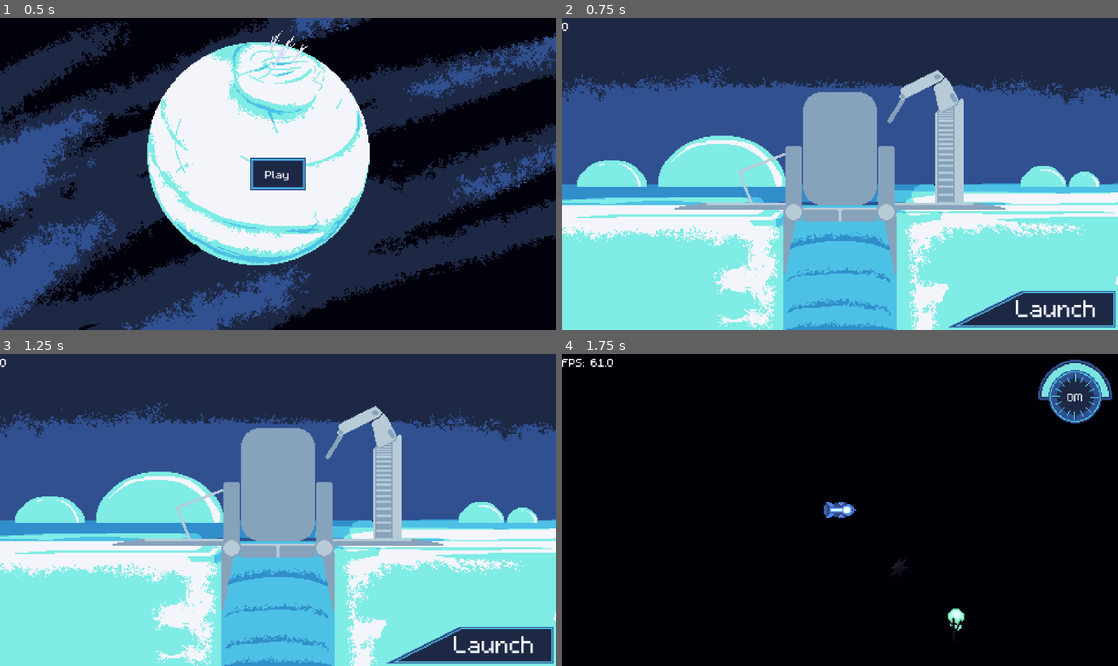
Above: before the commit, frames 1-4 (two rows, left to right).
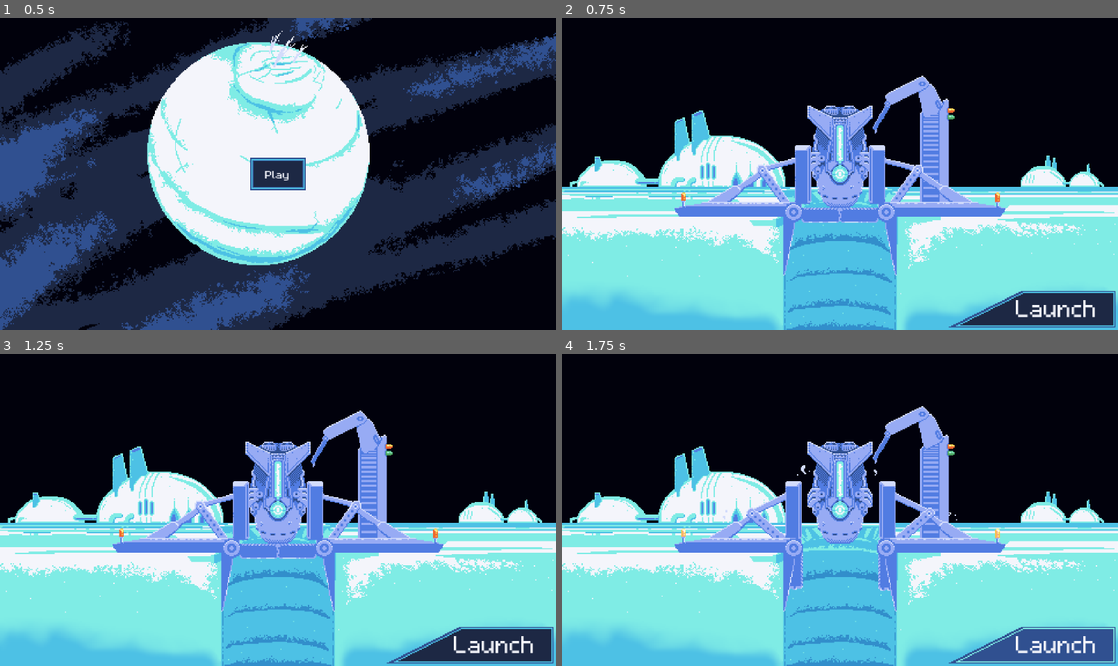
Above: after the commit, the same moments.

Repository: austingwatson/Depths
Game: Godot game, scene res://scenes/title_screen.tscn
Two runs of this game, one before a commit and one after it. Both use one fixed random seed, a clock stepped at 60 frames per second and the inputs below.
Inputs:
- Up to frame 1 (0.5 s): no input
- Up to frame 2 (0.75 s): click "Play" at 0.5 s
- Up to frame 3 (1.25 s): no input
- Up to frame 4 (1.75 s): click "Launch" at 1.25 s

Frame 1 is identical in both runs. In frame 2, 67% of the frame differs, in the area x 0-100%, y 0-100%; in frame 3, 67%; in frame 4, 59%.

Commit message:
added ice shelf and cutscene

Diff:
--- a/scenes/basecamp.tscn
+++ b/scenes/basecamp.tscn
@@ -1,11 +1,89 @@
-[gd_scene load_steps=8 format=3 uid="uid://cyrye5ioh3apg"]
+[gd_scene load_steps=24 format=3 uid="uid://cyrye5ioh3apg"]
 
 [ext_resource type="Script" uid="uid://bayslq4t0gjpo" path="res://scripts/basecamp.gd" id="1_saea2"]
-[ext_resource type="Texture2D" uid="uid://chxesrg0lbc4c" path="res://assets/textures/level/basecamp.png" id="1_v03ml"]
+[ext_resource type="Texture2D" uid="uid://c6jh7urx1kx6w" path="res://assets/textures/level/basecamp_landscape.png" id="2_e2wlb"]
 [ext_resource type="Texture2D" uid="uid://qq6n2y0wj6b4" path="res://assets/textures/ui/ui_sheet.png" id="2_saea2"]
-
-[sub_resource type="AtlasTexture" id="AtlasTexture_e2wlb"]
-atlas = ExtResource("1_v03ml")
+[ext_resource type="Texture2D" uid="uid://c1vsexbykefwl" path="res://assets/textures/level/big_sub.png" id="3_cltb7"]
+[ext_resource type="Texture2D" uid="uid://c856mqgpegm55" path="res://assets/textures/level/repair_arm.png" id="4_nxq54"]
+[ext_resource type="Texture2D" uid="uid://cku7x63j1kd7m" path="res://assets/textures/level/dock_animation.png" id="5_cdnnk"]
+
+[sub_resource type="AtlasTexture" id="AtlasTexture_f3dic"]
+atlas = ExtResource("4_nxq54")
+region = Rect2(0, 0, 480, 270)
+
+[sub_resource type="AtlasTexture" id="AtlasTexture_7hapb"]
+atlas = ExtResource("4_nxq54")
+region = Rect2(0, 270, 480, 270)
+
+[sub_resource type="AtlasTexture" id="AtlasTexture_2vkts"]
+atlas = ExtResource("4_nxq54")
+region = Rect2(0, 540, 480, 270)
+
+[sub_resource type="AtlasTexture" id="AtlasTexture_bhldm"]
+atlas = ExtResource("4_nxq54")
+region = Rect2(0, 810, 480, 270)
+
+[sub_resource type="AtlasTexture" id="AtlasTexture_87gfw"]
+atlas = ExtResource("4_nxq54")
+region = Rect2(0, 1080, 480, 270)
+
+[sub_resource type="AtlasTexture" id="AtlasTexture_elj4d"]
+atlas = ExtResource("4_nxq54")
+region = Rect2(0, 1350, 480, 270)
+
+[sub_resource type="AtlasTexture" id="AtlasTexture_4jwo6"]
+atlas = ExtResource("4_nxq54")
+region = Rect2(0, 1620, 480, 270)
+
+[sub_resource type="AtlasTexture" id="AtlasTexture_l0h8r"]
+atlas = ExtResource("4_nxq54")
+region = Rect2(0, 1890, 480, 270)
+
+[sub_resource type="AtlasTexture" id="AtlasTexture_yi8qx"]
+atlas = ExtResource("4_nxq54")
+region = Rect2(0, 2160, 480, 270)
+
+[sub_resource type="AtlasTexture" id="AtlasTexture_nj4tf"]
+atlas = ExtResource("4_nxq54")
+region = Rect2(0, 2430, 480, 270)
+
+[sub_resource type="SpriteFrames" id="SpriteFrames_q7nge"]
+animations = [{
+"frames": [{
+"duration": 1.0,
+"texture": SubResource("AtlasTexture_f3dic")
+}, {
+"duration": 1.0,
+"texture": SubResource("AtlasTexture_7hapb")
+}, {
+"duration": 1.0,
+"texture": SubResource("AtlasTexture_2vkts")
+}, {
+"duration": 1.0,
+"texture": SubResource("AtlasTexture_bhldm")
+}, {
+"duration": 1.0,
+"texture": SubResource("AtlasTexture_87gfw")
+}, {
+"duration": 1.0,
+"texture": SubResource("AtlasTexture_elj4d")
+}, {
+"duration": 1.0,
+"texture": SubResource("AtlasTexture_4jwo6")
+}, {
+"duration": 1.0,
+"texture": SubResource("AtlasTexture_l0h8r")
+}, {
+"duration": 1.0,
+"texture": SubResource("AtlasTexture_yi8qx")
+}, {
+"duration": 1.0,
+"texture": SubResource("AtlasTexture_nj4tf")
+}],
+"loop": true,
+"name": &"default",
+"speed": 2.0
+}]
 
 [sub_resource type="AtlasTexture" id="AtlasTexture_f8b0y"]
 atlas = ExtResource("2_saea2")
@@ -19,12 +97,86 @@
 atlas = ExtResource("2_saea2")
 region = Rect2(400, 48, 144, 32)
 
+[sub_resource type="Animation" id="Animation_o8cly"]
+resource_name = "launch"
+tracks/0/type = "value"
+tracks/0/imported = false
+tracks/0/enabled = true
+tracks/0/path = NodePath("Dock:frame")
+tracks/0/interp = 1
+tracks/0/loop_wrap = true
+tracks/0/keys = {
+"times": PackedFloat32Array(0, 0.1, 0.2, 0.3, 0.4, 0.5),
+"transitions": PackedFloat32Array(1, 1, 1, 1, 1, 1),
+"update": 1,
+"values": [1, 2, 3, 4, 5, 6]
+}
+tracks/1/type = "value"
+tracks/1/imported = false
+tracks/1/enabled = true
+tracks/1/path = NodePath("Sub:position")
+tracks/1/interp = 1
+tracks/1/loop_wrap = true
+tracks/1/keys = {
+"times": PackedFloat32Array(0.502331, 1),
+"transitions": PackedFloat32Array(1, 1),
+"update": 0,
+"values": [Vector2(0, 0), Vector2(0, 194)]
+}
+
+[sub_resource type="Animation" id="Animation_cltb7"]
+length = 0.001
+tracks/0/type = "value"
+tracks/0/imported = false
+tracks/0/enabled = true
+tracks/0/path = NodePath("Dock:frame")
+tracks/0/interp = 1
+tracks/0/loop_wrap = true
+tracks/0/keys = {
+"times": PackedFloat32Array(0),
+"transitions": PackedFloat32Array(1),
+"update": 1,
+"values": [0]
+}
+tracks/1/type = "value"
+tracks/1/imported = false
+tracks/1/enabled = true
+tracks/1/path = NodePath("Sub:position")
+tracks/1/interp = 1
+tracks/1/loop_wrap = true
+tracks/1/keys = {
+"times": PackedFloat32Array(0),
+"transitions": PackedFloat32Array(1),
+"update": 0,
+"values": [Vector2(0, 0)]
+}
+
+[sub_resource type="AnimationLibrary" id="AnimationLibrary_koy8h"]
+_data = {
+&"RESET": SubResource("Animation_cltb7"),
+&"launch": SubResource("Animation_o8cly")
+}
+
 [node name="Basecamp" type="Node"]
 script = ExtResource("1_saea2")
 
-[node name="Sprite2D" type="Sprite2D" parent="."]
-texture = SubResource("AtlasTexture_e2wlb")
-centered = false
+[node name="Background" type="Sprite2D" parent="."]
+texture = ExtResource("2_e2wlb")
+centered = false
+
+[node name="Sub" type="Sprite2D" parent="."]
+texture = ExtResource("3_cltb7")
+centered = false
+
+[node name="Arm" type="AnimatedSprite2D" parent="."]
+sprite_frames = SubResource("SpriteFrames_q7nge")
+frame_progress = 0.946613
+centered = false
+
+[node name="Dock" type="Sprite2D" parent="."]
+texture = ExtResource("5_cdnnk")
+centered = false
+vframes = 7
 
 [node name="VBoxContainer" type="VBoxContainer" parent="."]
 offset_left = 334.0
@@ -49,8 +201,10 @@
 theme_override_font_sizes/font_size = 32
 text = "Launch"
 
-[node name="Label" type="Label" parent="."]
-offset_right = 40.0
-offset_bottom = 13.0
+[node name="AnimationPlayer" type="AnimationPlayer" parent="."]
+libraries = {
+&"": SubResource("AnimationLibrary_koy8h")
+}
 
 [connection signal="pressed" from="VBoxContainer/Launch" to="." method="_on_launch_pressed"]
+[connection signal="animation_finished" from="AnimationPlayer" to="." method="_on_animation_player_animation_finished"]
--- a/scenes/entity/actor/player.tscn
+++ b/scenes/entity/actor/player.tscn
@@ -45,6 +45,7 @@
 
 [node name="Movement" parent="." node_paths=PackedStringArray("entity") instance=ExtResource("2_f6cxi")]
 entity = NodePath("..")
+initial_speed = 300.0
 max_speed = 200.0
 acceleration = 100.0
 deceleration = 300.0
--- /dev/null
+++ b/scenes/entity/ice_shelf.tscn
@@ -0,0 +1,23 @@
+[gd_scene load_steps=4 format=3 uid="uid://cnnmg6jwxpv4p"]
+
+[ext_resource type="Script" uid="uid://dicc3hjlgloyf" path="res://scripts/entity/ice_shelf.gd" id="1_te0ey"]
+
+[sub_resource type="RectangleShape2D" id="RectangleShape2D_te0ey"]
+size = Vector2(960, 1)
+
+[sub_resource type="RectangleShape2D" id="RectangleShape2D_mjfls"]
+size = Vector2(480, 1)
+
+[node name="IceShelf" type="Area2D"]
+collision_mask = 15
+input_pickable = false
+monitoring = false
+script = ExtResource("1_te0ey")
+infinite_health = true
+max_health = 1
+health = 1
+shape = SubResource("RectangleShape2D_te0ey")
+metadata/_custom_type_script = "uid://blljpccu8rpvl"
+
+[node name="CollisionShape2D" type="CollisionShape2D" parent="."]
+shape = SubResource("RectangleShape2D_mjfls")
--- a/scenes/game.tscn
+++ b/scenes/game.tscn
@@ -6,6 +6,9 @@
 [ext_resource type="PackedScene" uid="uid://daxpl8wgwrd7w" path="res://scenes/entity/actor/hunter_fish.tscn" id="3_lnu2h"]
 [ext_resource type="PackedScene" uid="uid://8oxdyj66sd4m" path="res://scenes/entity/actor/floater.tscn" id="4_iywne"]
 [ext_resource type="PackedScene" uid="uid://ckn07253t3ahu" path="res://scenes/entity/actor/urchin.tscn" id="4_lbhrr"]
+[ext_resource type="Texture2D" uid="uid://ioy6p73a7v1l" path="res://assets/textures/level/ice_shelf.png" id="6_u5sy4"]
+[ext_resource type="Texture2D" uid="uid://dokvvrp78f7cn" path="res://assets/textures/level/ice_tunnel.png" id="8_gee14"]
+[ext_resource type="PackedScene" uid="uid://cnnmg6jwxpv4p" path="res://scenes/entity/ice_shelf.tscn" id="9_0tnpc"]
 
 [sub_resource type="Curve" id="Curve_gee14"]
 _limits = [1.0, 10.0, 0.0, 10000.0]
@@ -83,6 +86,22 @@
 timer_curve = SubResource("Curve_u5sy4")
 margin = 25.0
 
+[node name="ParallaxBackground" type="ParallaxBackground" parent="."]
+
+[node name="IceShelf" type="ParallaxLayer" parent="ParallaxBackground"]
+motion_mirroring = Vector2(960, 0)
+
+[node name="Sprite2D" type="Sprite2D" parent="ParallaxBackground/IceShelf"]
+texture = ExtResource("6_u5sy4")
+centered = false
+offset = Vector2(0, -187)
+
+[node name="IceTunnel" type="Sprite2D" parent="."]
+z_index = -1
+texture = ExtResource("8_gee14")
+centered = false
+offset = Vector2(-480, -187)
+
 [node name="HUD" parent="." instance=ExtResource("1_uwrxv")]
 
 [node name="WorldEnvironment" type="WorldEnvironment" parent="."]
@@ -90,3 +109,5 @@
 
 [node name="CanvasModulate" type="CanvasModulate" parent="."]
 color = Color(0.00784314, 0.00784314, 0.0509804, 1)
+
+[node name="IceShelf" parent="." instance=ExtResource("9_0tnpc")]
--- a/scenes/global/projectile_manager.tscn
+++ b/scenes/global/projectile_manager.tscn
@@ -5,4 +5,4 @@
 [node name="BulletManager" type="Node"]
 script = ExtResource("1_sn157")
 friendly_layer = 2
-friendly_mask = 12
+friendly_mask = 13
--- a/scripts/basecamp.gd
+++ b/scripts/basecamp.gd
@@ -1,14 +1,19 @@
 extends Node
 
-@onready var label := $Label
+@onready var arm := $Arm
+@onready var animation_player := $AnimationPlayer
 var player_stats: PermStats = EntityManager.player_stats
 
 
 func _ready() -> void:
-	label.text = str(player_stats.research)
+	arm.play("default")
 
 
 func _on_launch_pressed() -> void:
-	get_tree().change_scene_to_file("res://scenes/game.tscn")
+	animation_player.play("launch")
+	arm.stop()
 
-#Hey Austin, I copied your Title screen and injected this. I'll update the art.
+
+func _on_animation_player_animation_finished(anim_name: StringName) -> void:
+	if anim_name == "launch":
+		get_tree().change_scene_to_file("res://scenes/game.tscn")
--- a/scripts/component/movement.gd
+++ b/scripts/component/movement.gd
@@ -8,7 +8,11 @@
 @export var deceleration: float
 @export var rotation_speed: float
 var velocity := Vector2.ZERO
-var speed := initial_speed
+var speed: float
+
+
+func _ready() -> void:
+	speed = initial_speed
 
 
 func move(direction: Vector2, delta: float) -> void:
--- a/scripts/entity/actor/floater.gd
+++ b/scripts/entity/actor/floater.gd
@@ -14,6 +14,9 @@
 func _physics_process(delta: float) -> void:
 	movement.move(direction, delta)
 
+	if global_position.y <= 20:
+		global_position.y = 20
+
 
 func _on_hurt_box_dead() -> void:
 	GlobalSignals.on_heal_player(heal)
--- a/scripts/entity/actor/hunter_fish.gd
+++ b/scripts/entity/actor/hunter_fish.gd
@@ -42,6 +42,8 @@
 		State.ATTACK:
 			pass
 
+	if global_position.y <= 20:
+		global_position.y = 20
 
 
 func _on_hurt_box_dead() -> void:
--- a/scripts/entity/actor/player.gd
+++ b/scripts/entity/actor/player.gd
@@ -29,6 +29,7 @@
 @onready var shock_cooldown := $SkillCooldowns/ShockCooldown
 var player_stats: PermStats = EntityManager.player_stats
 var no_power := false
+var initial_drop := true
 var weapon := Weapon.TORPEDO
 
 
@@ -71,9 +72,9 @@
 	var direction := Vector2.RIGHT.rotated(rotation)
 
 	if Input.is_action_just_pressed("test_weapon"):
-		$Laser.is_casting = true
+		$Laser.is_casting = not $Laser.is_casting
 
-	if no_power:
+	if no_power or initial_drop:
 		movement.stop(direction, delta)
 		return
 
@@ -101,6 +102,9 @@
 	else:
 		movement.stop(direction, delta)
 		thrusting.paused = true
+
+	if global_position.y <= 20:
+		global_position.y = 20
 
 	if Input.is_action_pressed("shoot"):
 		match weapon:
--- a/scripts/entity/actor/urchin.gd
+++ b/scripts/entity/actor/urchin.gd
@@ -13,6 +13,9 @@
 func _physics_process(delta: float) -> void:
 	movement.move(direction, delta)
 
+	if global_position.y <= 20:
+		global_position.y = 20
+
 
 func _on_hurt_box_dead() -> void:
 	queue_free()
--- /dev/null
+++ b/scripts/entity/ice_shelf.gd
@@ -0,0 +1,5 @@
+extends HurtBox
+
+
+func _physics_process(_delta: float) -> void:
+	global_position.x = get_viewport().get_camera_2d().global_position.x
--- a/scripts/game.gd
+++ b/scripts/game.gd
@@ -5,7 +5,12 @@
 	randomize()
 
 	var player := preload("res://scenes/entity/actor/player.tscn").instantiate()
+	player.global_position = Vector2(0, -50)
+	player.rotation_degrees = 90
 	EntityManager.add_entity(player, false)
+
+	await get_tree().create_timer(0.5).timeout
+	player.initial_drop = false
 
 	var urchin := preload("res://scenes/entity/actor/urchin.tscn").instantiate()
 	urchin.global_position = Vector2(50, 50)
@@ -19,6 +24,6 @@
 	#hunter_fish.global_position = Vector2(-100, -100)
 	#EntityManager.add_entity(hunter_fish, true)
 
-	var research_pickup := preload("res://scenes/entity/drops/resource_pickup.tscn").instantiate()
-	research_pickup.global_position = Vector2(-50, -50)
-	EntityManager.add_entity(research_pickup, true)
+	#var research_pickup := preload("res://scenes/entity/drops/resource_pickup.tscn").instantiate()
+	#research_pickup.global_position = Vector2(-50, -50)
+	#EntityManager.add_entity(research_pickup, true)
Not shown, added: assets/textures/level/basecamp_landscape.png.import
Not shown, added: assets/textures/level/big_sub.png.import
Not shown, added: assets/textures/level/dock_animation.png.import
Not shown, added: assets/textures/level/ice_shelf.png.import
Not shown, added: assets/textures/level/ice_tunnel.png.import
Not shown, added: assets/textures/level/repair_arm.png.import
Not shown, added: assets/textures/level/sky_scrollable.png.import
Not shown: 1 places in scenes/game.tscn that only renumber resources
Not shown, added: scripts/entity/ice_shelf.gd.uid
